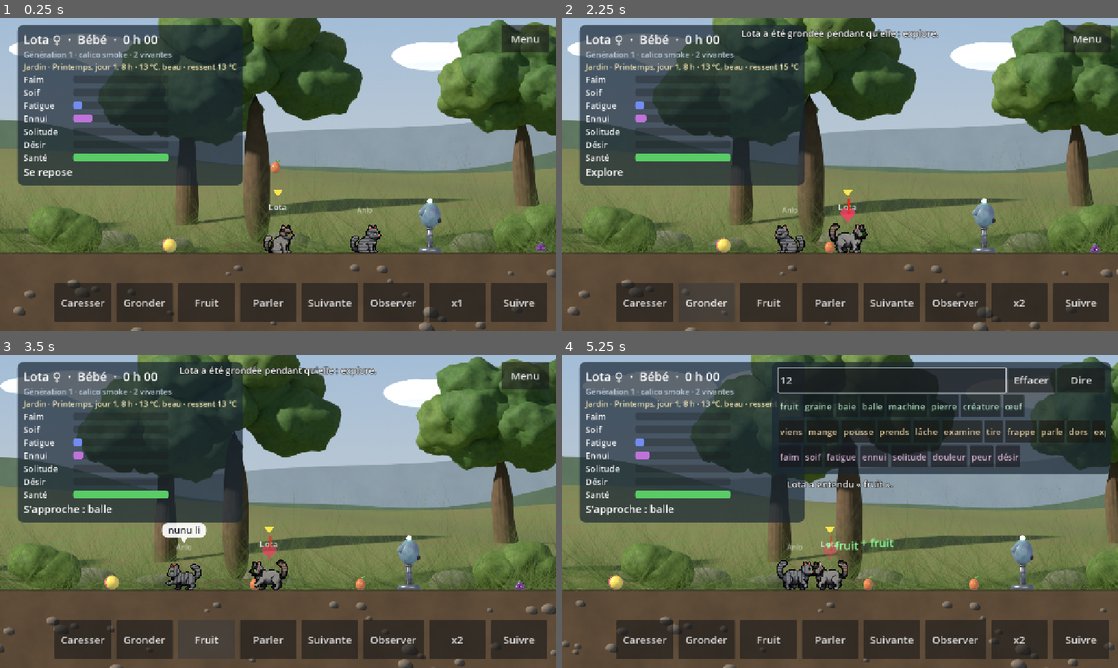
Above: before the commit, frames 1-4 (two rows, left to right).
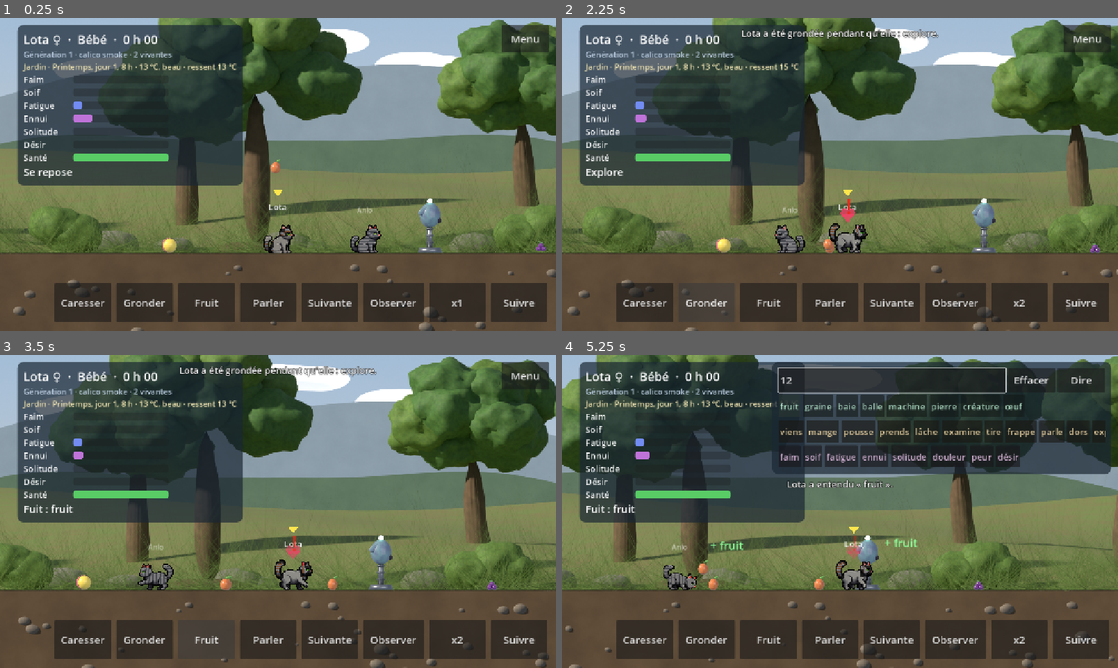
Above: after the commit, the same moments.

Repository: Ankool29/crealife
Game: Godot game, scene res://scenes/main.tscn
The game is run twice, just before and just after one commit, with the same random seed, the same clock (stepped at 60 frames per second) and the same inputs.
Inputs (mouse positions are in pixels of both pictures, inside the frame that each line leads up to):
- Up to frame 1 (0.25 s): no input
- Up to frame 2 (2.25 s): click "x1" at 0.5 s; click "Caresser" at 1.25 s; click "Gronder" at 2 s
- Up to frame 3 (3.5 s): click "Fruit" at 2.75 s
- Up to frame 4 (5.25 s): click "Parler" at 3.5 s; click (890, 380) at 4.27 s; type "12" at 4.35 s; click "fruit" at 5 s

The runs differ from the first frame. In frame 1, 11% of the frame differs, in the area x 0-100%, y 3-49%; in frame 2, 11%; in frame 3, 33%; in frame 4, 34%, in the area x 0-100%, y 0-100%.

Commit message:
La maison : chambre, cuisine (décor pixel art), salle de jeux, salle d'apprentissage, puis le jardin
- zones de la maison, corbeille de fruits et gamelle en cuisine
- sauvegardes v2 replacées dans la maison
- les chats seuls ou en quête de partenaire partent vers les autres
- outil build_decor_pixel.py pour les décors ChatGPT

Co-Authored-By: Claude Opus 5.5 <noreply@anthropic.com>
Claude-Session: https://claude.ai/code/session_01MAppfGnRnr8qw2kENJWVLu

Diff:
--- /dev/null
+++ b/assets/decor/px_decors.json
@@ -0,0 +1,9 @@
+{
+ "cuisine": {
+  "size": [
+   2048,
+   1024
+  ],
+  "floor": 763
+ }
+}
--- a/src/sim/creature_sim.gd
+++ b/src/sim/creature_sim.gd
@@ -420,7 +420,7 @@
 			_action_time = rng.randf_range(2.0, 4.0)
 		Verb.EXPLORER:
 			_action_time = rng.randf_range(4.0, 8.0)
-			_goal_x = _random_goal(world, rng, 500.0)
+			_goal_x = _explore_goal(world, rng)
 		Verb.DORMIR:
 			_action_time = 400.0
 		Verb.FUIR:
@@ -462,7 +462,7 @@
 		Verb.EXPLORER:
 			biochem.add(_chem["Ennui"], -0.02 * dt)
 			if _move_towards(_goal_x, dt):
-				_goal_x = _random_goal(world, rng, 500.0)
+				_goal_x = _explore_goal(world, rng)
 		Verb.DORMIR:
 			if level("Fatigue") <= 0.03 or level("Douleur") > 0.5:
 				naps += 1
@@ -929,5 +929,22 @@
 	return false
 
 
+## Exploration : au hasard, sauf quand elle se sent seule ou cherche un
+## partenaire : elle part alors plutôt du côté où elle sent les autres
+## (odorat et ouïe, au-delà de la vue), ce qui les regroupe dans la grande maison.
+func _explore_goal(world: WorldSim, rng: RandomNumberGenerator) -> float:
+	var social := level("Solitude")
+	if stage == Lifecycle.Stage.ADULT:
+		social = maxf(social, level("Désir"))
+	if rng.randf() < social:
+		var best: CreatureSim = null
+		for c in world.creatures:
+			if c != self and c.alive and (best == null or absf(c.x - x) < absf(best.x - x)):
+				best = c
+		if best != null and absf(best.x - x) > 300.0:
+			return clampf(x + signf(best.x - x) * rng.randf_range(300.0, 600.0), 60.0, world.width - 60.0)
+	return _random_goal(world, rng, 500.0)
+
+
 func _random_goal(world: WorldSim, rng: RandomNumberGenerator, radius: float) -> float:
 	return clampf(x + rng.randf_range(-radius, radius), 60.0, world.width - 60.0)
--- a/src/sim/world_sim.gd
+++ b/src/sim/world_sim.gd
@@ -4,8 +4,9 @@
 ## un distributeur de graines, des jouets, les créatures et leurs œufs.
 ## Aucune dépendance à l'affichage.
 ##
-## Phase 5 : trois zones côte à côte (salle d'apprentissage | jardin |
-## loisirs) et un climat (jour et nuit, saisons, météo, température).
+## La maison en coupe, de gauche à droite : chambre | cuisine | salle de jeux |
+## salle d'apprentissage, puis le jardin. Climat : jour et nuit, saisons,
+## météo, température (la maison est tempérée et éclairée).
 
 const GRAVITY := 900.0
 const MAX_POPULATION := 10       # créatures vivantes + œufs (décision D4)
@@ -27,9 +28,17 @@
 const SCREEN_MODES: Array[String] = ["noms", "verbes", "besoins"]
 const SCREEN_RANGE := 600.0
 const MUSIC_RANGE := 450.0
-const ROOM_W := 1800.0
 const GARDEN_W := 3000.0
-const LEISURE_W := 2400.0
+const BASKET_X := 340.0          # corbeille de fruits, depuis le bord gauche de la cuisine
+## Pièces de la maison : clé, nom affiché, largeur (celle de leur décor).
+const HOUSE: Array = [
+	["chambre", "Chambre", 1400.0],
+	["cuisine", "Cuisine", 1536.0],
+	["jeux", "Salle de jeux", 1800.0],
+	["salle", "Salle d'apprentissage", 1400.0],
+]
+## Anciennes sauvegardes (version 2) : salle | jardin | loisirs.
+const V2_ZONES := {"salle": [0.0, 1800.0], "jardin": [1800.0, 4800.0], "loisirs": [4800.0, 7200.0]}
 var rng := RandomNumberGenerator.new()
 var creatures: Array[CreatureSim] = []
 var objects: Array[WorldObject] = []
@@ -46,6 +55,7 @@
 var _next_uid := 1
 var _eggs := {}                  # id d'œuf -> {genome, mother, father, generation, hatch_at}
 var _fruit_timer := 3.0
+var _kitchen_timer := 5.0
 var _berry_timer := 10.0
 var _seed_timer := 5.0
 var _used_names := {}
@@ -76,25 +86,46 @@
 
 
 func _setup_zones() -> void:
-	zones = [
-		{"key": "salle", "label": "Salle d'apprentissage", "x0": 0.0, "x1": ROOM_W, "indoor": true},
-		{"key": "jardin", "label": "Jardin", "x0": ROOM_W, "x1": ROOM_W + GARDEN_W, "indoor": false},
-		{"key": "loisirs", "label": "Loisirs", "x0": ROOM_W + GARDEN_W, "x1": ROOM_W + GARDEN_W + LEISURE_W, "indoor": false},
-	]
-	width = ROOM_W + GARDEN_W + LEISURE_W
-	var g := ROOM_W
-	trees = PackedFloat32Array([g + 450.0, g + 1350.0, g + 2350.0])
-	bushes = PackedFloat32Array([g + 900.0, g + 2000.0])
-	machine_x = g + 1750.0
+	zones = []
+	var x := 0.0
+	for r in HOUSE:
+		zones.append({"key": r[0], "label": r[1], "x0": x, "x1": x + float(r[2]), "indoor": true})
+		x += float(r[2])
+	zones.append({"key": "jardin", "label": "Jardin", "x0": x, "x1": x + GARDEN_W, "indoor": false})
+	width = x + GARDEN_W
+	trees = PackedFloat32Array([x + 450.0, x + 1350.0, x + 2350.0])
+	bushes = PackedFloat32Array([x + 900.0, x + 2000.0])
+	machine_x = x + 1750.0
+
+
+func zone(key: String) -> Dictionary:
+	for z in zones:
+		if z.key == key:
+			return z
+	return {}
 
 
 func _add_zone_objects() -> void:
-	add_object("ecran", ROOM_W * 0.5)
-	var l := ROOM_W + GARDEN_W
-	add_object("trampoline", l + 700.0)
-	add_object("boite_musique", l + 1500.0)
-	add_object("balle", l + 1100.0)
-	add_object("balle", l + 1900.0)
+	add_object("distributeur", zone("cuisine").x0 + 1000.0)      # la gamelle de la cuisine
+	var s := zone("salle")
+	add_object("ecran", (s.x0 + s.x1) * 0.5)
+	var j: float = zone("jeux").x0
+	add_object("trampoline", j + 450.0)
+	add_object("boite_musique", j + 1350.0)
+	add_object("balle", j + 900.0)
+	add_object("balle", j + 1600.0)
+
+
+## Position d'une sauvegarde version 2 dans la maison actuelle : même place
+## relative dans la zone équivalente (les loisirs deviennent la salle de jeux).
+func _from_v2(x: float) -> float:
+	for k in V2_ZONES:
+		var r: Array = V2_ZONES[k]
+		if x < r[1] or k == "loisirs":
+			var z := zone("jeux" if k == "loisirs" else k)
+			var t := clampf((x - r[0]) / (r[1] - r[0]), 0.0, 1.0)
+			return z.x0 + t * (z.x1 - z.x0)
+	return x
 
 
 ## Début du jardin (0 dans les scénarios de test, qui n'ont que le jardin).
@@ -360,6 +391,10 @@
 		var season_factor := Climate.SEASON_FRUIT[climate.season(time)] if scenario == "normal" else 1.0
 		_fruit_timer = rng.randf_range(6.0, 12.0) / maxf(1.0, alive_count() * 0.6) / season_factor
 		_spawn_fruit()
+	_kitchen_timer -= dt
+	if _kitchen_timer <= 0.0:
+		_kitchen_timer = rng.randf_range(15.0, 25.0)
+		_fill_basket()
 	_berry_timer -= dt
 	if _berry_timer <= 0.0 and not (scenario == "normal" and climate.season(time) == 3):   # pas de baies l'hiver
 		_berry_timer = rng.randf_range(15.0, 25.0)
@@ -422,6 +457,19 @@
 	add_object("fruit", tree_x + rng.randf_range(-110.0, 110.0), rng.randf_range(180.0, 260.0))
 
 
+## La corbeille de la cuisine se remplit toute l'année (quelques fruits).
+func _fill_basket() -> void:
+	var k := zone("cuisine")
+	if k.is_empty():
+		return
+	var n := 0
+	for o in objects:
+		if o.type_name == "fruit" and o.holder == null and o.x >= k.x0 and o.x < k.x1:
+			n += 1
+	if n < 3:
+		add_object("fruit", k.x0 + BASKET_X + rng.randf_range(-60.0, 60.0), 0.0)
+
+
 func _spawn_berry() -> void:
 	if bushes.is_empty() or count_of("baie") >= 6:
 		return
@@ -444,7 +492,7 @@
 	var cs := []
 	for c in creatures:
 		cs.append(c.to_dict())
-	return {"version": 2, "time": time, "climate": climate.to_dict(), "screen": screen, "next_id": _next_id, "next_uid": _next_uid,
+	return {"version": 3, "time": time, "climate": climate.to_dict(), "screen": screen, "next_id": _next_id, "next_uid": _next_uid,
 		"names": _used_names.keys(), "objects": objs, "creatures": cs, "history": history}
 
 
@@ -455,14 +503,27 @@
 	w.climate.load_dict(d.get("climate", {}))
 	var scr: Dictionary = d.get("screen", {})
 	w.screen = {"mode": int(scr.get("mode", 0)), "index": int(scr.get("index", 0)), "timer": float(scr.get("timer", 0.0))}
-	# Sauvegarde d'avant les zones : le jardin était seul, de 0 à 3000
-	var shift := 0.0 if int(d.get("version", 1)) >= 2 else w.garden_x()
+	# v1 : le jardin seul (0 à 3000) ; v2 : salle | jardin | loisirs ; v3 : la maison
+	var version := int(d.get("version", 1))
+	var place := func(x: float) -> float:
+		if version == 1:
+			return w.garden_x() + x
+		if version == 2:
+			return w._from_v2(x)
+		return x
+	var fixed := ["distributeur", "ecran", "trampoline", "boite_musique"]
 	w._next_id = int(d.next_id)
 	w._next_uid = int(d.next_uid)
 	for n in d.names:
 		w._used_names[n] = true
+	var old_objects := version < 3
+	if old_objects:          # les meubles changent de place : on les recrée
+		w.add_object("distributeur", w.machine_x)
+		w._add_zone_objects()
 	for od in d.objects:
-		var o := WorldObject.new(int(od.id), str(od.type), float(od.x) + shift, float(od.h))
+		if old_objects and str(od.type) in fixed:
+			continue
+		var o := WorldObject.new(int(od.id), str(od.type), place.call(float(od.x)), float(od.h))
 		o.cooldown = float(od.cooldown)
 		w.objects.append(o)
 		if od.has("egg"):
@@ -471,12 +532,10 @@
 				"generation": int(e.generation), "hatch_at": w.time + float(e.hatch_in)}
 	for cd in d.creatures:
 		var c := CreatureSim.from_dict(cd)
-		c.x += shift
+		c.x = place.call(c.x)
 		if not c.alive:
 			c.set_meta("died_at", w.time)
 		w.creatures.append(c)
 	for h in d.history:
 		w.history.append(h)
-	if shift > 0.0:
-		w._add_zone_objects()
 	return w
--- a/src/view/world_view.gd
+++ b/src/view/world_view.gd
@@ -1,14 +1,19 @@
 class_name WorldView
 extends Node2D
 ## Décor rendu en 3D et sprites des objets, synchronisés avec la simulation.
-## Phase 5 : un décor par zone (salle, jardin, loisirs), la couche lointaine
+## Un décor par zone (pièces de la maison, jardin), la couche lointaine
 ## répétée en miroir, la nuit, la pluie et la neige, l'écran d'apprentissage
 ## et la musique.
 
 const DECOR_DIR := "res://assets/decor/"
 const DECOR_TOP := -560.0          # haut des images de décor, en pixels de jeu
 const FAR_PARALLAX := 0.4          # la couche lointaine se déplace à 40 % de la caméra
-const ZONE_DECOR := {"salle": "decor_salle.png", "jardin": "decor_proche.png", "loisirs": "decor_loisirs.png"}
+const ZONE_DECOR := {"salle": "decor_salle.png", "jardin": "decor_proche.png", "jeux": "decor_loisirs.png",
+	"chambre": "decor_salle.png"}
+## Décors pixel art (tools/build_decor_pixel.py) : prioritaires quand ils existent.
+const PX_DECOR := {"cuisine": "px_cuisine.png", "chambre": "px_chambre.png", "jeux": "px_jeux.png",
+	"salle": "px_salle.png", "jardin": "px_jardin.png"}
+const FLOOR_DEPTH := 50.0          # les chats marchent un peu en avant du fond du plancher
 
 var world: WorldSim:
 	set(value):
@@ -45,11 +50,30 @@
 	_zones_built = true
 	for c in _near_layer.get_children():
 		c.queue_free()
+	var px_meta := {}
+	var f := FileAccess.open(DECOR_DIR + "px_decors.json", FileAccess.READ)
+	if f:
+		px_meta = JSON.parse_string(f.get_as_text())
 	for z in world.zones:
 		var s := Sprite2D.new()
 		s.centered = false
-		s.texture = load(DECOR_DIR + ZONE_DECOR.get(z.key, "decor_proche.png"))
-		s.position = Vector2(z.x0, DECOR_TOP)
+		var px: String = PX_DECOR.get(z.key, "")
+		if px_meta.has(z.key) and ResourceLoader.exists(DECOR_DIR + px):
+			s.texture = load(DECOR_DIR + px)
+			s.texture_filter = CanvasItem.TEXTURE_FILTER_NEAREST
+			var room_w: float = z.x1 - z.x0
+			s.scale = Vector2.ONE * room_w / float(s.texture.get_width())
+			s.position = Vector2(z.x0, -FLOOR_DEPTH - float(px_meta[z.key].floor) * s.scale.y)
+			var under := ColorRect.new()          # fondations sous le plancher
+			under.color = Color(0.17, 0.1, 0.07)
+			under.position = Vector2(z.x0, s.position.y + s.texture.get_height() * s.scale.y)
+			under.size = Vector2(room_w, 600.0)
+			_near_layer.add_child(under)
+		else:
+			s.texture = load(DECOR_DIR + ZONE_DECOR.get(z.key, "decor_proche.png"))
+			s.position = Vector2(z.x0, DECOR_TOP)
+			if z.key == "chambre":          # en attendant son décor : la salle, de nuit
+				s.modulate = Color(0.55, 0.6, 0.85)
 		_near_layer.add_child(s)
 
 
--- a/tests/test_sim.gd
+++ b/tests/test_sim.gd
@@ -430,7 +430,7 @@
 func _test_zones_and_climate() -> void:
 	print("Critère phase 5 : zones et climat :")
 	var w := WorldSim.new(71, "normal", 2)
-	_check(w.zones.size() == 3 and w.width == 7200.0, "trois zones côte à côte")
+	_check(w.zones.size() == 5 and w.zones[2].key == "jeux" and w.zones[-1].key == "jardin", "la maison (4 pièces) puis le jardin")
 	_check(w.zone_at(w.creatures[0].x).key == "jardin", "les fondateurs naissent au jardin")
 	# Hiver : froid dehors, doux dedans, peu de fruits
 	w.time = 3.0 * Climate.SEASON + 0.2 * Climate.DAY
Binary file added: art/pixel/decor/cuisine.png
Not shown, added: art/pixel/decor/cuisine.png.import
Binary file added: assets/decor/px_cuisine.png
Not shown, added: assets/decor/px_cuisine.png.import
